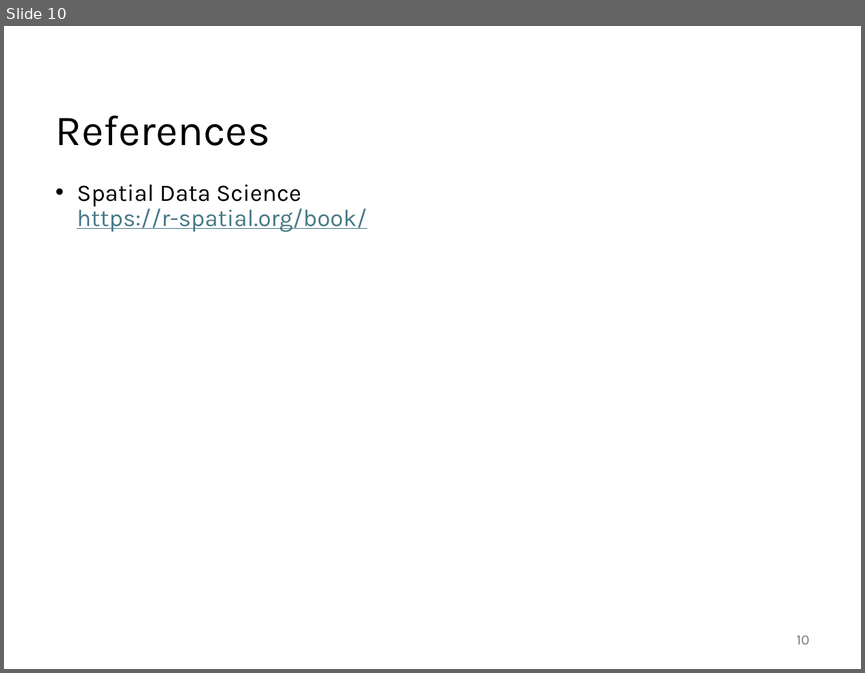
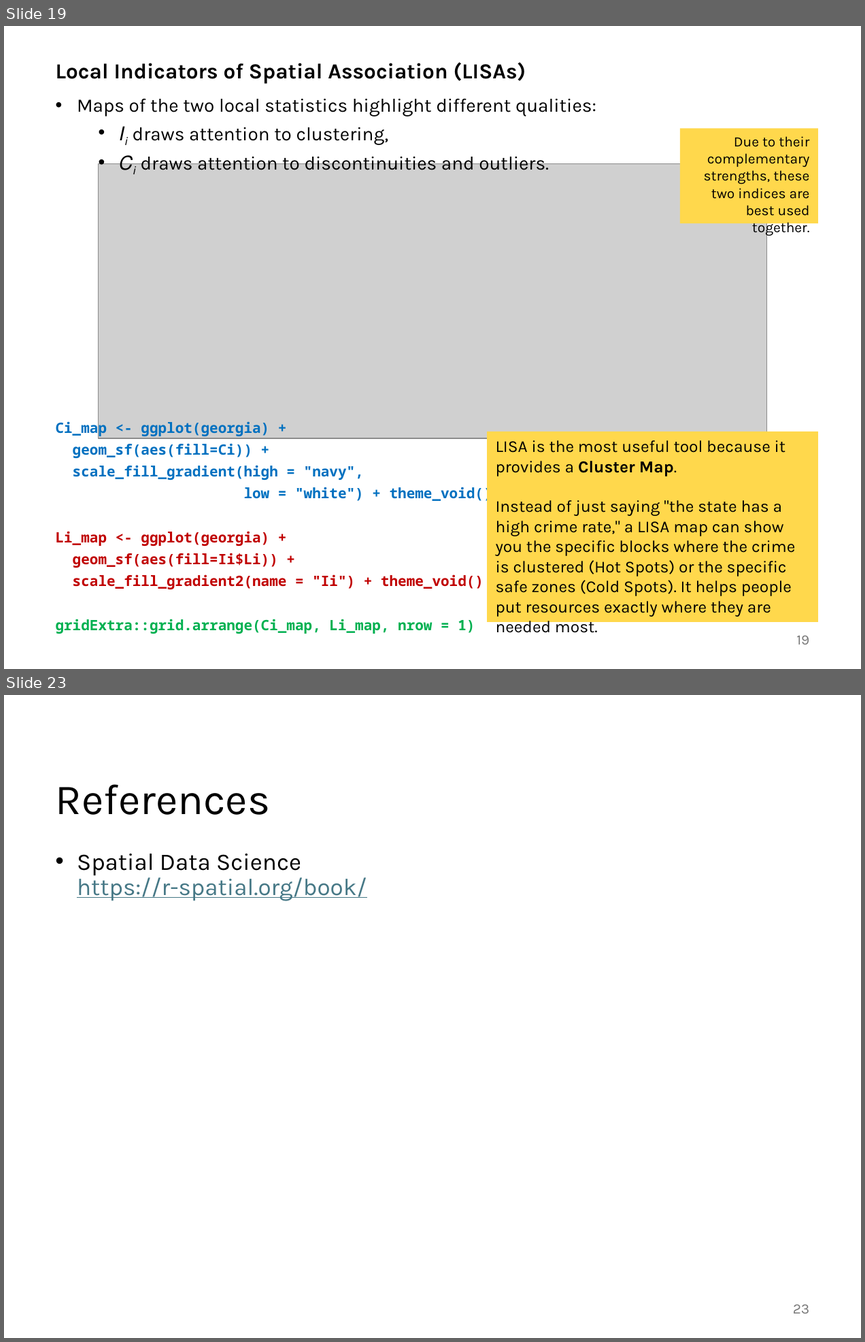
Before and after one commit to abuabara/abuabara.github.io, a slide deck: DAEN489S26/week12_slides.pptx. Shown one above the other, each under a label of ours: slide 10 before the commit, slides 19 and 23 after it; the slides between them are not shown. The pictures are 865x673 and 865x1342 pixels, drawn with LibreOffice and Linux fonts; fonts in the diff are those of the drawing; grey boxes stand for pictures. Boxes give left, top, right and bottom in pixels: in the first picture for what was removed or moved away, otherwise in the second. Text is boxed around its words. In the diff, an @@ line names an element or a change of style, - is before the commit and + after.

```diff
--- a/DAEN489S26/week12_slides.pptx
+++ b/DAEN489S26/week12_slides.pptx
@@ slide 19 added at <box>4,26,861,669</box>, background #FFFFFF @@
@@ text added at <box>56,62,596,170</box>, 16 pt, text #000000 @@
+Local Indicators of Spatial Association (LISAs)
+• Maps of the two local statistics highlight different qualities:
+  • 𝐼𝑖 draws attention to clustering,
+  • 𝐶𝑖 draws attention to discontinuities and outliers.
@@ rectangle added at <box>680,128,818,223</box>, fill #FFD84C, 12 pt, text #000000 @@
+Due to their complementary strengths, these two indices are best used together.
@@ picture added at <box>99,164,766,438</box> @@
@@ text added at <box>56,419,492,633</box>, 12 pt, text #0070C0, bold @@
+Ci_map <- ggplot(georgia) +
+geom_sf(aes(fill=Ci)) +
+scale_fill_gradient(high = "navy",
+low = "white") + theme_void()
+Li_map <- ggplot(georgia) +
+geom_sf(aes(fill=Ii$Li)) +
+scale_fill_gradient2(name = "Ii") + theme_void()
+gridExtra::grid.arrange(Ci_map, Li_map, nrow = 1)
@@ rectangle added at <box>487,431,818,622</box>, fill #FFD84C, 14 pt, text #000000 @@
+LISA is the most useful tool because it provides a Cluster Map.
+Instead of just saying "the state has a high crime rate," a LISA map can show you the specific blocks where the crime is clustered (Hot Spots) or the specific safe zones (Cold Spots). It helps people put resources exactly where they are needed most.
@@ page number added at <box>796,635,809,644</box>, 12 pt, text #797979 @@
+19
@@ what was slide 10 is now slide 23 @@
@@ page number at <box>793,1304,810,1313</box>: text changed @@
-10
+23
```
Also in this commit, not shown: 6 slides changed, 13 other slides added, 1 slide removed, 1 other file.
